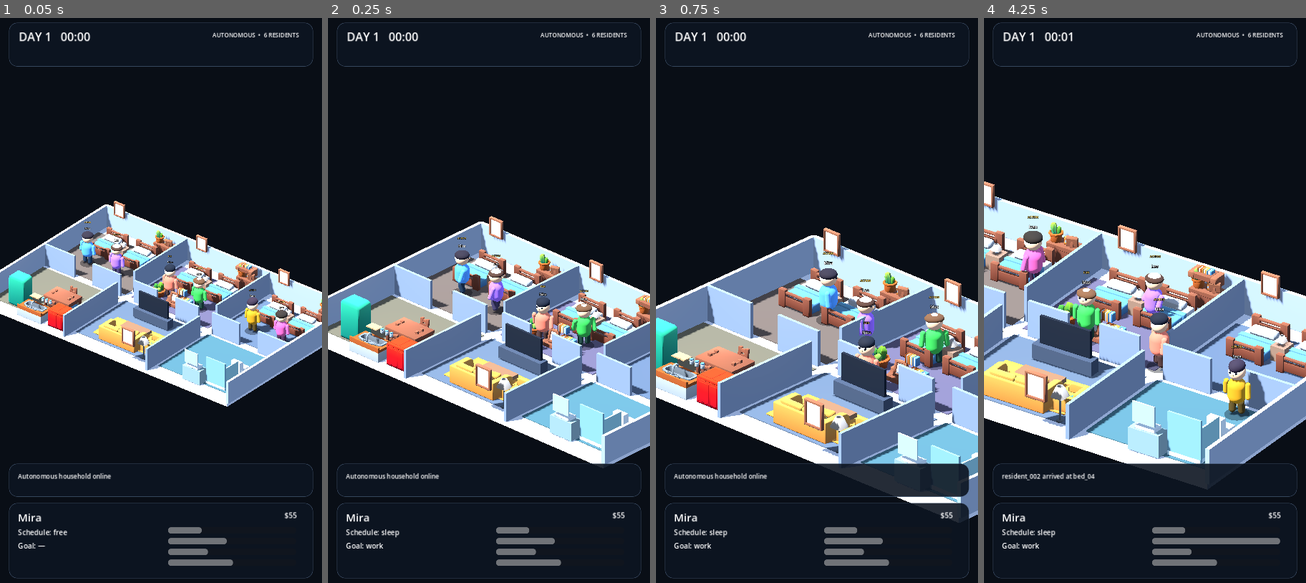
Above: before the commit, frames 1-4 (left to right).
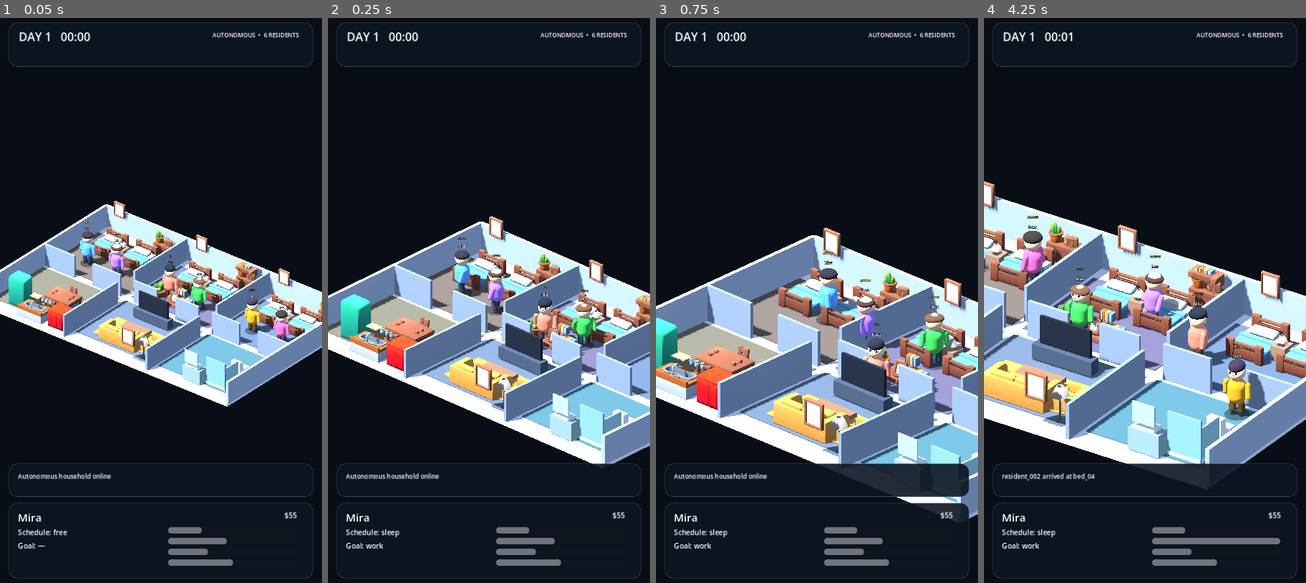
Above: after the commit, the same moments.

Repository: motomotoo2001-maker/lifebox-live
Game: Godot game, scene res://scenes/debug/visual_showcase.tscn
Same seed, same stepped clock (60 frames per second), same inputs: the game is played once before the commit and once after it. The project has no main scene, so this scene is started directly.
Inputs:
- Up to frame 1 (0.05 s): no input
- Up to frame 2 (0.25 s): no input
- Up to frame 3 (0.75 s): no input
- Up to frame 4 (4.25 s): no input

Frame 1 is identical in both runs. In frame 2, 0.3% of the frame differs, in the area x 63-78%, y 47-59%; in frame 3, 0.5%; in frame 4, 1.9%, in the area x 11-98%, y 35-66%.

Commit message:
fix: spread residents around shared sofa target

Diff:
--- a/scripts/presentation/visual_simulation_shell.gd
+++ b/scripts/presentation/visual_simulation_shell.gd
@@ -107,7 +107,7 @@
 			)
 			if active_target != intent.target_object_id:
 				actor.set_movement_target(
-					intent.target_position,
+					_presentation_target_for(character.id, intent),
 					intent.arrival_radius
 				)
 				_active_target_ids[character.id] = intent.target_object_id
@@ -115,6 +115,29 @@
 			if _active_target_ids.has(character.id):
 				actor.stop_movement()
 				_active_target_ids.erase(character.id)
+
+func _presentation_target_for(
+	character_id: StringName,
+	intent: MovementIntent
+) -> Vector3:
+	if intent == null:
+		return Vector3.ZERO
+
+	var target := intent.target_position
+	if intent.target_object_id != &"sofa_main":
+		return target
+
+	var sofa_slots: Array[Vector3] = [
+		Vector3(-0.82, 0.0, -0.62),
+		Vector3(0.0, 0.0, -0.72),
+		Vector3(0.82, 0.0, -0.62),
+		Vector3(-0.82, 0.0, 0.48),
+		Vector3(0.0, 0.0, 0.58),
+		Vector3(0.82, 0.0, 0.48),
+	]
+	var suffix := str(character_id).get_slice("_", 1).to_int()
+	var slot_index := maxi(suffix - 1, 0) % sofa_slots.size()
+	return target + sofa_slots[slot_index]
 
 func _update_camera_director(delta: float) -> void:
 	if camera_director == null or _world == null:
